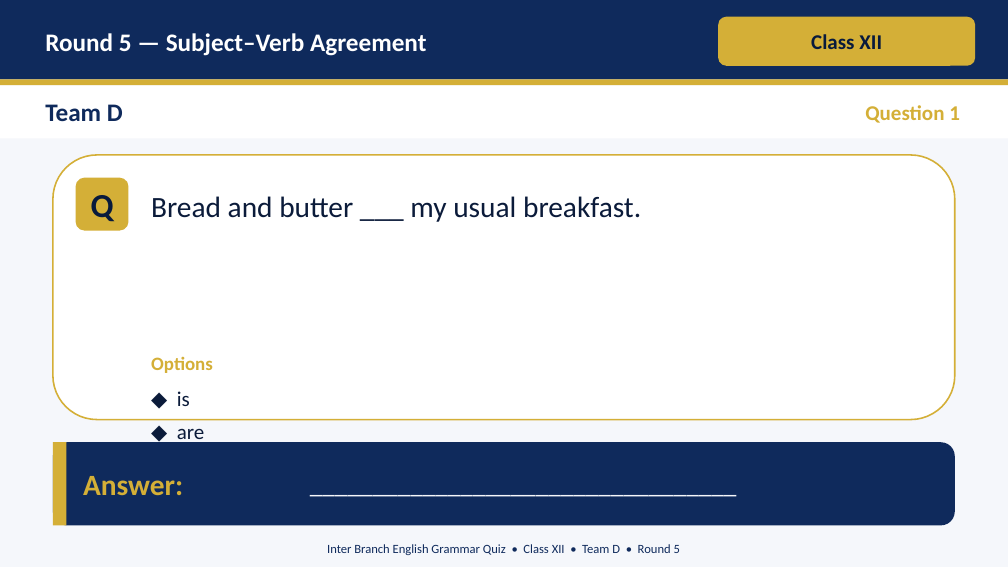
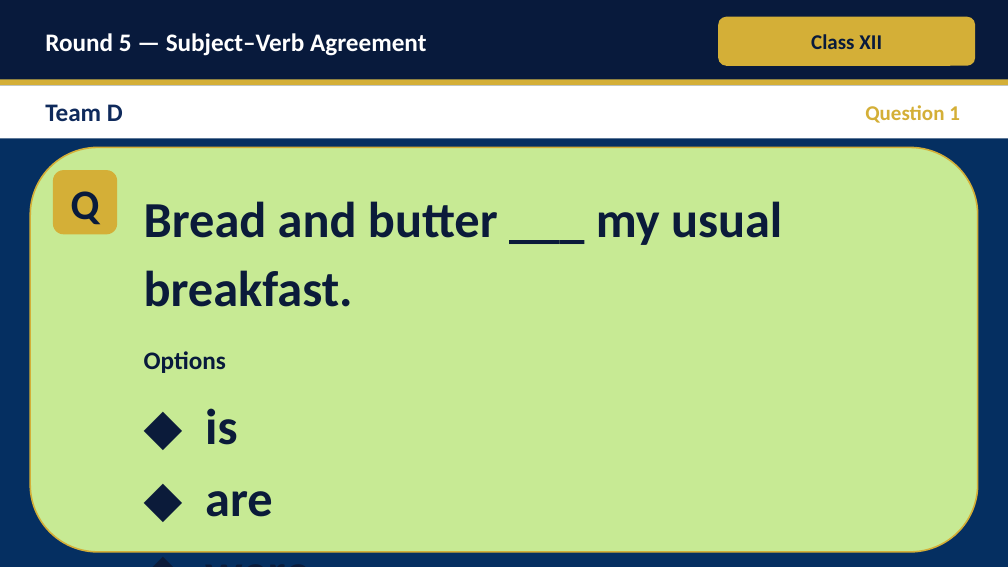
Before and after one commit to Jassi2821/Just_Learning, a slide deck: slide 64 of Inter_Branch_English_Grammar_Quiz.pptx. Drawn at 1008x567 pixels with LibreOffice and Linux fonts; fonts in the diff are those of the drawing. Boxes give left, top, right and bottom in pixels: in the first picture for what was removed or moved away, otherwise in the second. Text is boxed around its words. In the diff, an @@ line names an element or a change of style, - is before the commit and + after.

Commit message:
Restyle question slides per request
- Slide background: #052F61 (dark navy)
- Question card fill: #C7EA94 (light green)
- Question and options: 48pt bold
- Removed answer band and watermark footer
- Header band switched to NAVY_DEEP for contrast against the new bg

```diff
--- a/Inter_Branch_English_Grammar_Quiz.pptx
+++ b/Inter_Branch_English_Grammar_Quiz.pptx
@@ background #F5F7FB to #052F61 @@
@@ rectangle at [0, 0, 1008, 79]: fill #0F2A5C to #081A3C @@
@@ rounded rectangle: place and size @@
-rounded rectangle at [53, 155, 955, 420]
+rounded rectangle at [30, 147, 978, 552]
@@ rounded rectangle at [30, 147, 978, 552]: fill #FFFFFF to #C7EA94 @@
@@ text "Q": place and size @@
-text "Q" at [91, 195, 114, 222]
+text "Q" at [71, 191, 100, 225]
@@ text "Q" at [71, 191, 100, 225]: size 32 to 40 pt @@
@@ rounded rectangle: place and size @@
-rounded rectangle at [76, 178, 129, 231]
+rounded rectangle at [53, 170, 117, 234]
@@ text "Bread and butter ___ my ...": place and size @@
-text "Bread and butter ___ my ..." at [151, 196, 641, 222]
+text "Bread and butter ___ my ..." at [144, 201, 782, 307]
@@ text "Bread and butter ___ my ..." at [144, 201, 782, 307]: size 28 to 48 pt, bold on; line spacing 1.2 to 1.15 @@
@@ text "Options": place and size @@
-text "Options" at [151, 357, 213, 373]
+text "Options" at [144, 351, 226, 373]
@@ text "Options" at [144, 351, 226, 373]: size 18 to 24 pt, text colour #D4AF37 to #081A3C @@
@@ text "◆ is": place and size @@
-text "◆ is" at [177, 391, 205, 445]
+text "◆ is" at [205, 408, 273, 517]
@@ text "◆ is" at [205, 408, 273, 517]: size 20 to 48 pt, bold on; line spacing 1.3 to 1.2 @@
@@ rounded rectangle removed at [53, 442, 955, 526] @@
@@ rectangle removed at [53, 442, 67, 526] @@
@@ text removed at [302, 442, 953, 526] @@
-__________________________________
@@ text removed at [83, 476, 183, 495] @@
-Answer:
@@ text removed at [327, 544, 680, 555] @@
-Inter Branch English Grammar Quiz • Class XII • Team D • Round 5
```
Also in this commit, not shown: 59 other slides changed, 1 other file.
